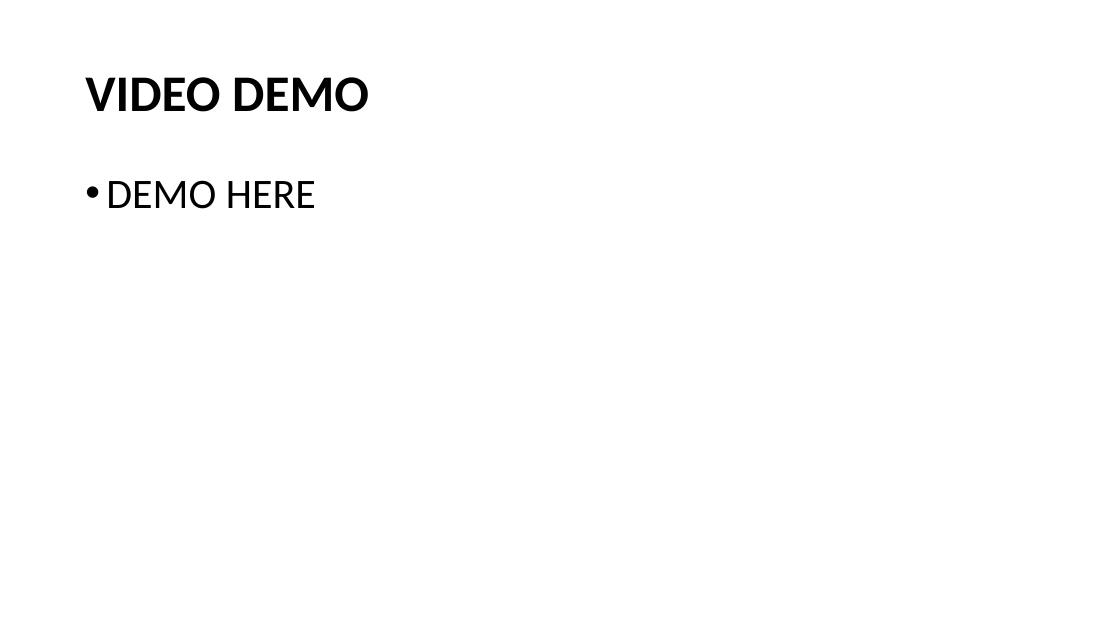
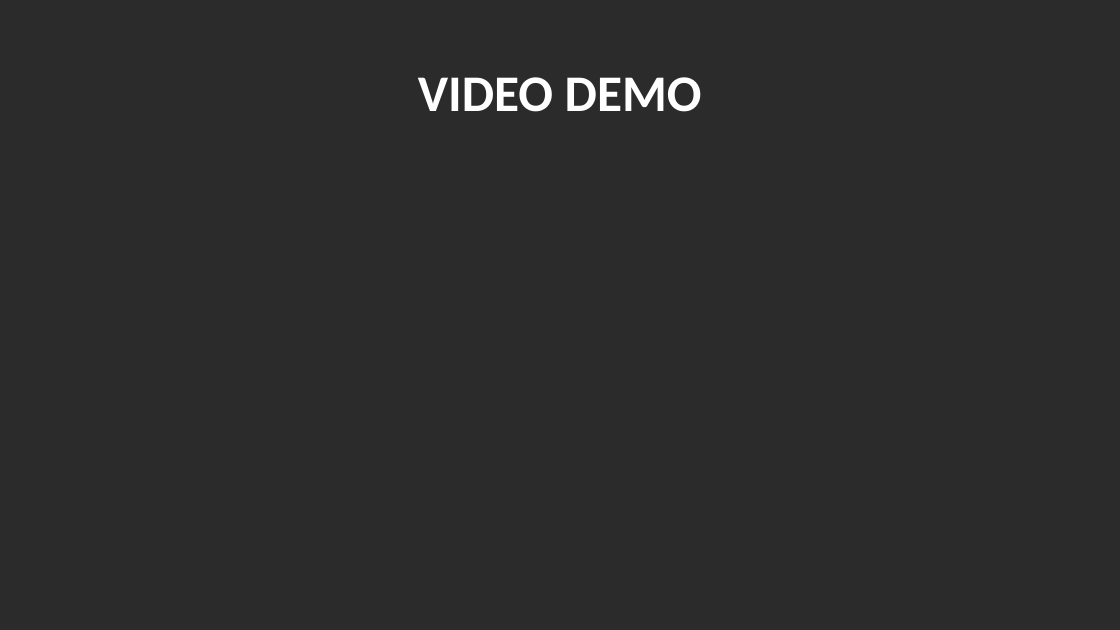
Before and after one commit to Pasabuy-App/Xamarin-App, a slide deck: slide 4 of docs/Project-Investor-Pitch.pptx. Drawn at 1120x630 pixels with LibreOffice and Linux fonts; fonts in the diff are those of the drawing; background and template pictures are left out; a plain dark background stands for a picture behind light text. Boxes give left, top, right and bottom in pixels: in the first picture for what was removed or moved away, otherwise in the second. Text is boxed around its words. In the diff, an @@ line names an element or a change of style, - is before the commit and + after.

Commit message:
Updated project pitch presentation power point and make a custom background.

```diff
--- a/docs/Project-Investor-Pitch.pptx
+++ b/docs/Project-Investor-Pitch.pptx
@@ background #FFFFFF to picture (left out) @@
@@ title "VIDEO DEMO" at (x1=418, y1=77, x2=702, y2=112): text colour #000000 to #FFFFFF; alignment left to centre @@
@@ text removed at (x1=106, y1=180, x2=316, y2=209) @@
-• DEMO HERE
```
Also in this commit, not shown: 13 other slides changed, 1 slide added, 1 other file.
